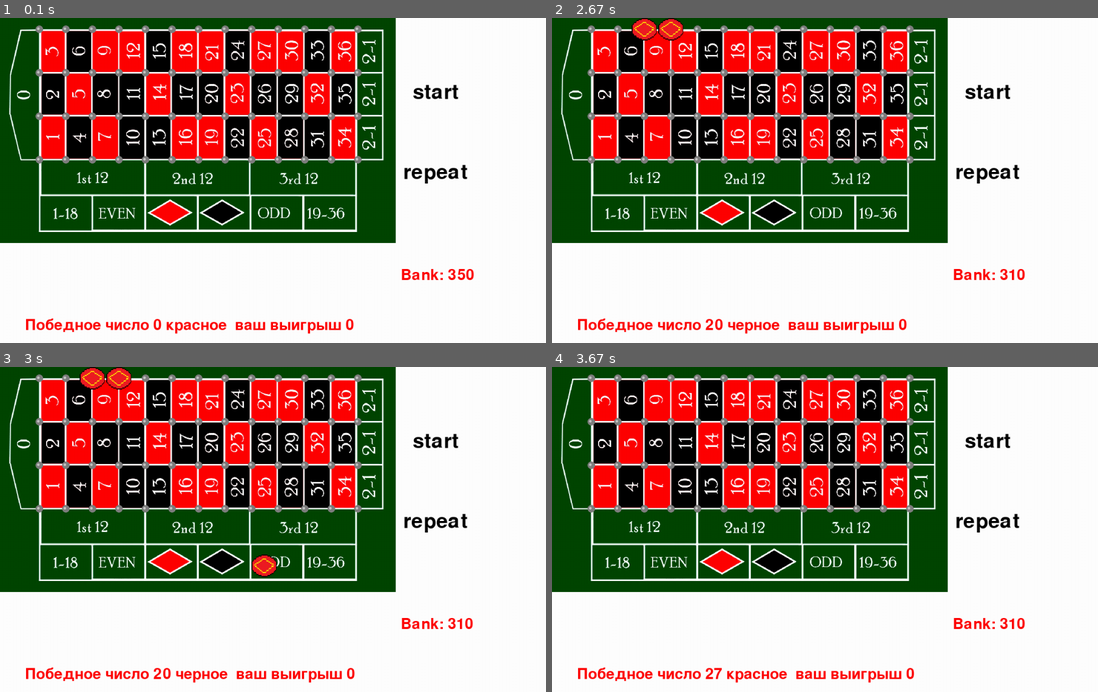
Above: before the commit, frames 1-4 (two rows, left to right).
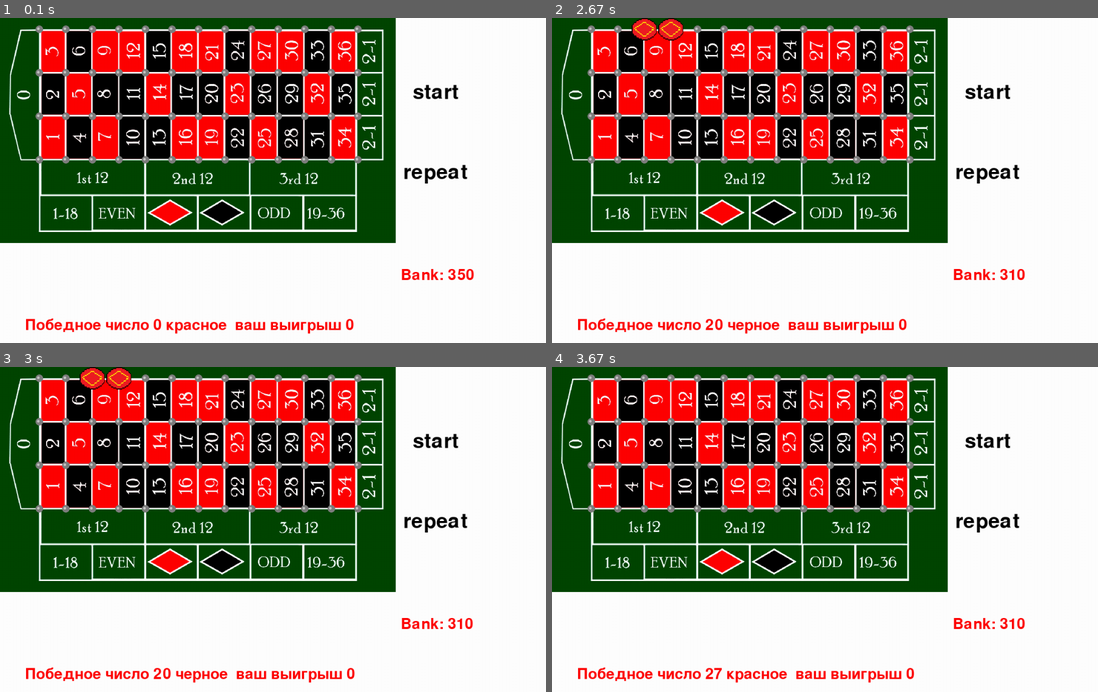
Above: after the commit, the same moments.

Repository: ALJooj/royal_roullete_qt6
Game: pygame game, started from pygame_script.py
The game is run twice, just before and just after one commit, with the same random seed, the same clock (stepped at 60 frames per second) and the same inputs.
Inputs (mouse positions are in pixels of both pictures, inside the frame that each line leads up to):
- Up to frame 1 (0.1 s): no input
- Up to frame 2 (2.67 s): click "start" at 0.38 s; press the mouse at (617, 27) at 0.7 s; move the mouse to (622, 99) at 0.8 s; release the mouse at (628, 170) at 0.93 s; click (830, 216) at 1.05 s; press the mouse at (988, 174) at 1.37 s; move the mouse to (879, 203) at 1.47 s; release the mouse at (770, 232) at 1.6 s; press the mouse at (988, 92) at 1.7 s; move the mouse to (814, 174) at 1.8 s; release the mouse at (639, 252) at 1.93 s; press the mouse at (644, 27) at 2.03 s; move the mouse to (830, 141) at 2.13 s; release the mouse at (1021, 255) at 2.27 s; press the mouse at (672, 27) at 2.37 s; move the mouse to (704, 50) at 2.47 s; release the mouse at (737, 76) at 2.6 s
- Up to frame 3 (3 s): click (464, 526) at 2.72 s
- Up to frame 4 (3.67 s): press the mouse at (988, 441) at 3.03 s; move the mouse to (808, 542) at 3.13 s; release the mouse at (633, 643) at 3.27 s; press the mouse at (988, 441) at 3.37 s; move the mouse to (846, 536) at 3.47 s; release the mouse at (704, 630) at 3.6 s

Frames 1-2 are identical in both runs. In frame 3, 0.3% of the frame differs, in the area x 46-51%, y 57-65%; in frame 4, nothing differs.

Commit message:
changed but still not properly working repeat btn

Diff:
--- a/pygame_script.py
+++ b/pygame_script.py
@@ -57,14 +57,29 @@
 def repeat_last_roll(bets, poses, screen, tiles, chips, wallet, bet_grid):
     # for tile in tiles:
     #     if tile
-    print(poses, bets)
+    # print(poses, bets)
+    delta = wallet
     for tile in tiles:
         if wallet > 0:
-            if tile.number in poses[-1]:
-                a = Chip(tile.rect.x + 28, tile.rect.y + 42, chips_group, all_sprites)
-                # for i in range()
-                tile.bet(a.cost)
-                wallet -= a.cost
+            for i in range(len(poses[-1])):
+                if i == tile.number:
+                    for j in range(len(bets[-1])):
+                        for k in range(bets[-1][j] // 10):
+                            a = Chip(tile.rect.x + 28, tile.rect.y + 42, chips_group, all_sprites)
+                            # for i in range()
+                            print('bets', bets)
+                            tile.bet(a.cost)
+                            delta -= a.cost
+
+            # if tile.number in poses[-1]:
+            #     a = Chip(tile.rect.x + 28, tile.rect.y + 42, chips_group, all_sprites)
+            #     # for i in range()
+            #     print('bets', bets)
+            #     tile.bet(a.cost)
+            #     delta -= a.cost
+    delta -= wallet
+    print('wallet', delta)
+    return delta
 
 
 def randomize_roll(tiles, chips, wallet, bet_grid):
@@ -80,7 +95,6 @@
 
         # if tile.number in range(100, 109):
         if tile.value > 0:
-            print('ti', tile.number)
             # если совпал номер
             if tile.number in range(0, 37) and position == tile.number:
                 win_val += tile.value * 36
@@ -108,7 +122,6 @@
                     win_val += tile.value * 2
 
                 if tile.number == 107 and position % 2 == 1:
-                    print(position, blacks)
                     win_val += tile.value * 2
 
                 # red or black
@@ -119,14 +132,6 @@
                     win_val += tile.value * 2
 
             tile.value = 0
-            print('win val', win_val)
-
-        # if tile.number == position:
-        #     # wallet += tile.value * 36
-        #     print("Победное число", position, "ваш выигрыш", tile.value * 36)
-        #
-        #     print("Ваш банк", wallet)
-        #     win_val = tile.value
         tile.value = 0
 
     for c in chips:
@@ -159,7 +164,8 @@
             clicked = False
         if event.type == pygame.MOUSEBUTTONDOWN:
             last_pos = event.pos
-            repeat_btn.on_click(event.pos, history_bets, history_tiles, screen, brick_group, chips_group, my_wallet, grid_of_bets)
+            b = repeat_btn.on_click(event.pos, history_bets, history_tiles, screen, brick_group, chips_group, my_wallet, grid_of_bets)
+            my_wallet += b if b is not None else 0
             a = start_btn.on_click(event.pos, brick_group, chips_group, my_wallet, grid_of_bets)
             if a is None:
                 pass
